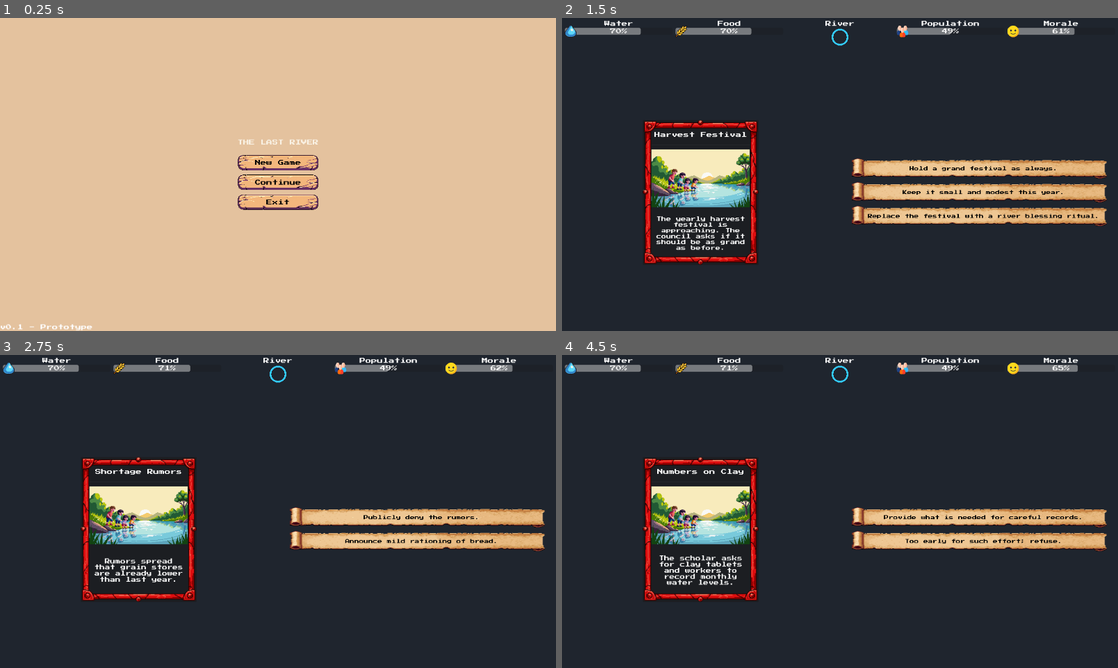
Above: before the commit, frames 1-4 (two rows, left to right).
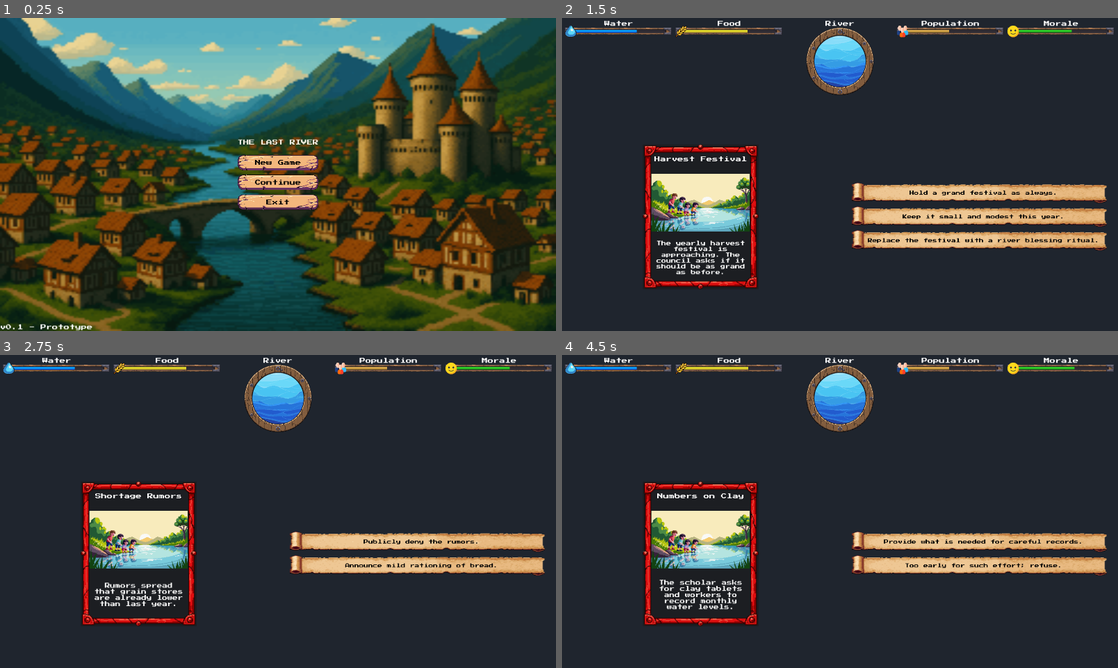
Above: after the commit, the same moments.

Repository: islamkirenli/TheLastRiver
Game: Godot game, scene res://scenes/main_menu/main_menu.tscn
Same seed, same stepped clock (60 frames per second), same inputs: the game is played once before the commit and once after it.
Inputs (mouse positions are in pixels of both pictures, inside the frame that each line leads up to; where the layout moved, square brackets give the same spot in the first picture):
- Up to frame 1 (0.25 s): no input
- Up to frame 2 (1.5 s): click "New Game" at 0.5 s; click (979, 193) [979, 168] at 1.25 s
- Up to frame 3 (2.75 s): click (417, 555) [417, 530] at 2 s
- Up to frame 4 (4.5 s): click (979, 542) [979, 517] at 2.75 s; click (979, 564) [979, 542] at 3.5 s; click (979, 542) [979, 517] at 4.25 s

The runs differ from the first frame. In frame 1, 97% of the frame differs, in the area x 0-100%, y 0-100%; in frame 2, 17%; in frame 3, 16%; in frame 4, 16%.

Commit message:
Top bar desing changed.

Diff:
--- a/scenes/game/game_root.tscn
+++ b/scenes/game/game_root.tscn
@@ -1,17 +1,23 @@
-[gd_scene load_steps=13 format=3 uid="uid://76x775cymcpw"]
+[gd_scene load_steps=19 format=3 uid="uid://76x775cymcpw"]
 
 [ext_resource type="Script" uid="uid://djyvyeqgxmfxr" path="res://scripts/ui/game_root.gd" id="1_dw3h0"]
 [ext_resource type="Theme" uid="uid://c0ap57ejpbr3v" path="res://global_theme.tres" id="1_pevc5"]
 [ext_resource type="Script" uid="uid://b2qfmo8dlyjmm" path="res://scripts/core/event_manager.gd" id="2_esgjc"]
 [ext_resource type="Texture2D" uid="uid://birfu60svwum8" path="res://assets/art/ui/water_icon.png" id="3_cylga"]
+[ext_resource type="Texture2D" uid="uid://cbce5rk6ti3v5" path="res://assets/art/ui/progress_bar_frame.png" id="3_i88f8"]
 [ext_resource type="Texture2D" uid="uid://buy2c4y4oa1ky" path="res://assets/art/ui/kırmızı.png" id="3_n6w2t"]
 [ext_resource type="Script" uid="uid://bb121j1rn1g1x" path="res://scripts/ui/pause_menu.gd" id="3_rx5uh"]
 [ext_resource type="Texture2D" uid="uid://ceckhyitbvfpo" path="res://assets/art/events/nehir_cocuk.png" id="4_bca70"]
-[ext_resource type="Script" uid="uid://bxvsh7pp6q22h" path="res://scripts/ui/CircularProgress.gd" id="4_k63du"]
+[ext_resource type="Texture2D" uid="uid://rji6fvn6c3s4" path="res://assets/art/ui/water_progress_bar.png" id="4_h5onw"]
 [ext_resource type="Texture2D" uid="uid://bgmqkq6p5gi2v" path="res://assets/art/ui/wheat_icon.png" id="4_ndy65"]
 [ext_resource type="Texture2D" uid="uid://cymgrrsvewe7f" path="res://assets/art/ui/choices_button.png" id="5_0krdv"]
 [ext_resource type="Texture2D" uid="uid://ihmx40j50cca" path="res://assets/art/ui/population_icon.png" id="6_c2lvh"]
+[ext_resource type="Texture2D" uid="uid://cc48bhye43nt7" path="res://assets/art/ui/food_progress_bar.png" id="6_h5onw"]
 [ext_resource type="Texture2D" uid="uid://bkfu20glmbslv" path="res://assets/art/ui/morale_smile_icon.png" id="7_c2lvh"]
+[ext_resource type="Texture2D" uid="uid://cba6nuyo5oh0k" path="res://assets/art/ui/river_progress_bar_frame.png" id="8_kdtot"]
+[ext_resource type="Texture2D" uid="uid://bjquh25r5cvgh" path="res://assets/art/ui/population_progress_bar.png" id="9_f3gwi"]
+[ext_resource type="Texture2D" uid="uid://dcv0x3niclw6m" path="res://assets/art/ui/river_progress_bar_inside.png" id="9_scx5b"]
+[ext_resource type="Texture2D" uid="uid://cey2ta3048fqe" path="res://assets/art/ui/morale_progress_bar.png" id="11_kdtot"]
 
 [node name="GameRoot" type="Control"]
 layout_mode = 3
@@ -61,9 +67,12 @@
 text = "Water"
 horizontal_alignment = 1
 
-[node name="WaterProgress" type="ProgressBar" parent="MainLayout/TopBarPadding/TopBars/WaterBar"]
-layout_mode = 2
-value = 75.0
+[node name="WaterProgress" type="TextureProgressBar" parent="MainLayout/TopBarPadding/TopBars/WaterBar"]
+layout_mode = 2
+value = 42.0
+texture_under = ExtResource("3_i88f8")
+texture_progress = ExtResource("4_h5onw")
+texture_progress_offset = Vector2(20.5, 7)
 
 [node name="WaterIcon" type="TextureRect" parent="MainLayout/TopBarPadding/TopBars/WaterBar/WaterProgress"]
 layout_mode = 1
@@ -86,9 +95,12 @@
 text = "Food"
 horizontal_alignment = 1
 
-[node name="FoodProgress" type="ProgressBar" parent="MainLayout/TopBarPadding/TopBars/FoodBar"]
-layout_mode = 2
-value = 50.0
+[node name="FoodProgress" type="TextureProgressBar" parent="MainLayout/TopBarPadding/TopBars/FoodBar"]
+layout_mode = 2
+value = 100.0
+texture_under = ExtResource("3_i88f8")
+texture_progress = ExtResource("6_h5onw")
+texture_progress_offset = Vector2(20.5, 7)
 
 [node name="FoodIcon" type="TextureRect" parent="MainLayout/TopBarPadding/TopBars/FoodBar/FoodProgress"]
 layout_mode = 1
@@ -111,15 +123,14 @@
 text = "River"
 horizontal_alignment = 1
 
-[node name="RiverProgress" type="ProgressBar" parent="MainLayout/TopBarPadding/TopBars/RiverBar"]
-visible = false
-layout_mode = 2
-value = 30.0
-
-[node name="RiverCircle" type="TextureProgressBar" parent="MainLayout/TopBarPadding/TopBars/RiverBar"]
-custom_minimum_size = Vector2(64, 64)
-layout_mode = 2
-script = ExtResource("4_k63du")
+[node name="RiverProgress" type="TextureProgressBar" parent="MainLayout/TopBarPadding/TopBars/RiverBar"]
+layout_mode = 2
+size_flags_horizontal = 4
+value = 100.0
+fill_mode = 3
+texture_under = ExtResource("8_kdtot")
+texture_progress = ExtResource("9_scx5b")
+texture_progress_offset = Vector2(27.56, 27.74)
 
 [node name="PopulationBar" type="VBoxContainer" parent="MainLayout/TopBarPadding/TopBars"]
 layout_mode = 2
@@ -130,9 +141,12 @@
 text = "Population"
 horizontal_alignment = 1
 
-[node name="PopulationProgress" type="ProgressBar" parent="MainLayout/TopBarPadding/TopBars/PopulationBar"]
+[node name="PopulationProgress" type="TextureProgressBar" parent="MainLayout/TopBarPadding/TopBars/PopulationBar"]
 layout_mode = 2
 value = 85.0
+texture_under = ExtResource("3_i88f8")
+texture_progress = ExtResource("9_f3gwi")
+texture_progress_offset = Vector2(20.5, 7)
 
 [node name="PopulationIcon" type="TextureRect" parent="MainLayout/TopBarPadding/TopBars/PopulationBar/PopulationProgress"]
 layout_mode = 1
@@ -155,9 +169,12 @@
 text = "Morale"
 horizontal_alignment = 1
 
-[node name="MoraleProgress" type="ProgressBar" parent="MainLayout/TopBarPadding/TopBars/MoraleBar"]
+[node name="MoraleProgress" type="TextureProgressBar" parent="MainLayout/TopBarPadding/TopBars/MoraleBar"]
 layout_mode = 2
 value = 100.0
+texture_under = ExtResource("3_i88f8")
+texture_progress = ExtResource("11_kdtot")
+texture_progress_offset = Vector2(20.5, 7)
 
 [node name="MoraleIcon" type="TextureRect" parent="MainLayout/TopBarPadding/TopBars/MoraleBar/MoraleProgress"]
 layout_mode = 1
--- a/scenes/main_menu/main_menu.tscn
+++ b/scenes/main_menu/main_menu.tscn
@@ -1,9 +1,10 @@
-[gd_scene load_steps=5 format=3 uid="uid://n23ru4dboaoj"]
+[gd_scene load_steps=6 format=3 uid="uid://n23ru4dboaoj"]
 
 [ext_resource type="Script" uid="uid://bym1w5nrgncg8" path="res://scripts/ui/main_menu_ui.gd" id="1_fsom3"]
 [ext_resource type="Texture2D" uid="uid://b4vhbrak6dlf7" path="res://assets/art/ui/menu_button_ligth.png" id="2_0ebjn"]
 [ext_resource type="Theme" uid="uid://c0ap57ejpbr3v" path="res://global_theme.tres" id="2_uqeha"]
 [ext_resource type="Texture2D" uid="uid://c7x4qiud3uvbp" path="res://assets/art/ui/menu_button_dark.png" id="3_ob46e"]
+[ext_resource type="Texture2D" uid="uid://wuguqxnvul5" path="res://assets/art/backgrounds/main_menu_background.png" id="3_wem23"]
 
 [node name="MainMenu" type="Control"]
 layout_mode = 3
@@ -15,14 +16,14 @@
 theme = ExtResource("2_uqeha")
 script = ExtResource("1_fsom3")
 
-[node name="Background" type="ColorRect" parent="."]
+[node name="Background" type="TextureRect" parent="."]
 layout_mode = 1
 anchors_preset = 15
 anchor_right = 1.0
 anchor_bottom = 1.0
 grow_horizontal = 2
 grow_vertical = 2
-color = Color(0.89411765, 0.7607843, 0.61960787, 1)
+texture = ExtResource("3_wem23")
 
 [node name="MenuContainer" type="VBoxContainer" parent="."]
 layout_mode = 1
--- a/scripts/ui/CircularProgress.gd
+++ /dev/null
@@ -1,53 +0,0 @@
-extends TextureProgressBar
-
-@export var background_color: Color = Color(0.1, 0.1, 0.1, 0.7)
-@export var fill_color: Color = Color(0.2, 0.8, 1.0, 1.0)
-@export var stroke_width: float = 6.0
-
-func _ready() -> void:
-	min_value = 0.0
-	max_value = 100.0
-	value = 100.0
-	value_changed.connect(_on_value_changed)
-	queue_redraw()  # <-- BUNU EKLE
-
-func _on_value_changed(_new_val: float) -> void:
-	queue_redraw()
-
-func _draw() -> void:
-	var size_vec: Vector2 = size
-	var radius: float = minf(size_vec.x, size_vec.y) * 0.5 - stroke_width
-	if radius <= 0.0:
-		return
-
-	var center: Vector2 = size_vec * 0.5
-
-	# Arka halka
-	draw_arc(
-		center,
-		radius,
-		0.0,
-		TAU,
-		64,
-		background_color,
-		stroke_width
-	)
-
-	# Doluluk oranı
-	var t: float = 0.0
-	if max_value > min_value:
-		t = (value - min_value) / (max_value - min_value)
-
-	var from_angle: float = deg_to_rad(-90.0)
-	var to_angle: float = from_angle + TAU * t
-
-	# Dolan kısım
-	draw_arc(
-		center,
-		radius,
-		from_angle,
-		to_angle - from_angle,
-		64,
-		fill_color,
-		stroke_width
-	)
--- a/scripts/ui/game_root.gd
+++ b/scripts/ui/game_root.gd
@@ -39,7 +39,7 @@
 @onready var food_bar = $MainLayout/TopBarPadding/TopBars/FoodBar/FoodProgress
 @onready var population_bar = $MainLayout/TopBarPadding/TopBars/PopulationBar/PopulationProgress
 @onready var morale_bar = $MainLayout/TopBarPadding/TopBars/MoraleBar/MoraleProgress
-@onready var river_bar: Range = $MainLayout/TopBarPadding/TopBars/RiverBar/RiverCircle
+@onready var river_bar: Range = $MainLayout/TopBarPadding/TopBars/RiverBar/RiverProgress
 @onready var game_over_popup: Window = $GameOverPopup
 @onready var restart_button: Button = $GameOverPopup/MarginContainer/VBox/ButtonsRow/RestartButton
 @onready var main_menu_button: Button = $GameOverPopup/MarginContainer/VBox/ButtonsRow/MainMenuButton
@@ -74,6 +74,17 @@
 	else:
 		push_error("No events loaded from JSON.")
 
+	water_bar.min_value = 0
+	water_bar.max_value = 100
+	food_bar.min_value = 0
+	food_bar.max_value = 100
+	population_bar.min_value = 0
+	population_bar.max_value = 100
+	morale_bar.min_value = 0
+	morale_bar.max_value = 100
+	river_bar.min_value = 0
+	river_bar.max_value = 100
+
 	update_bars()
 
 	content_base_pos = content_area.position
@@ -201,7 +212,7 @@
 	morale_bar.value = state["morale"]
 	river_bar.value = state["river"]
 
-func animate_bar(bar: Range, from_value: float, to_value: float, duration: float = 0.4) -> void:
+func animate_bar(bar: TextureProgressBar, from_value: float, to_value: float, duration: float = 0.4) -> void:
 	bar.value = from_value
 	var tween := create_tween()
 	tween.tween_property(bar, "value", to_value, duration).set_trans(Tween.TRANS_SINE).set_ease(Tween.EASE_OUT)
Binary file added: assets/art/backgrounds/main_menu_background.png
Binary file added: assets/art/backgrounds/main_menu_river_layer.png
Binary file added: assets/art/ui/food_progress_bar.png
Binary file added: assets/art/ui/morale_progress_bar.png
Binary file added: assets/art/ui/population_progress_bar.png
Binary file added: assets/art/ui/progress_bar_frame.png
Binary file added: assets/art/ui/river_progress_bar_frame.png
Binary file added: assets/art/ui/river_progress_bar_inside.png
Binary file added: assets/art/ui/water_progress_bar.png
Not shown, removed: scripts/ui/CircularProgress.gd.uid
Not shown, changed: .DS_Store
Not shown, changed: assets/.DS_Store
(and 3 more such lines)
